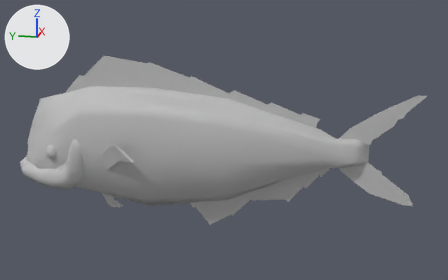
An edit to the FBX model Assets/Models/mahi mahi blender.fbx, drawn before and after from the same camera.
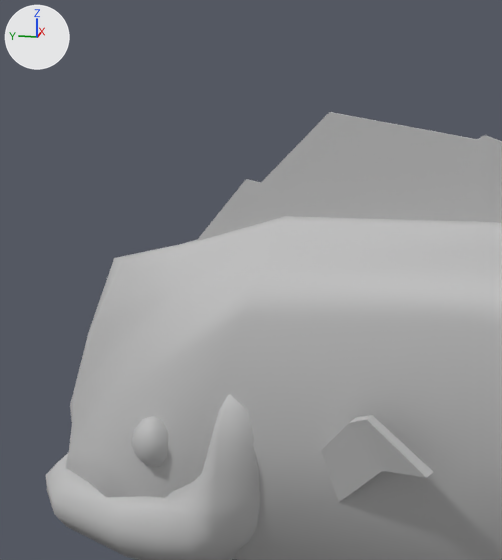
The first picture shows the older version from a 50 mm lens placed at (-2.259, -0.715, 0.616), pointed at (0.014, -0.261, 0.048). The close-ups show both versions on the part from 2% to 34% of the width and 8% to 67% of the height of that picture. The lights are fixed; the arrows at upper left show +X, +Y and +Z.

Before the edit, the objects in view are built like this:
```python
me_mesh_004 = bpy.data.meshes.new('Mesh.004')
me_mesh_004.from_pydata(...)  # 554 vertices, 463 faces; spans x -0.17..0.17, y -0.99..0.57, z -0.29..0.36
me_mesh_004.materials.append(mat_lambert1_004)  # grey #bcbcbc
ob_bodyshape = bpy.data.objects.new('BodyShape', me_mesh_004)
ob_bodyshape.location = (0.0, 0.0, 0.0)
```
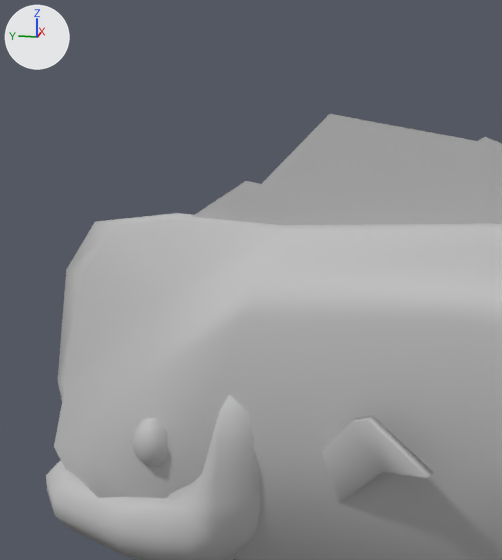
The newer file is also turned or shifted as a whole; pictures and numbers use the older file's frame.

Location of each change, [x1, y1, x2, y2] in pixels of the close-ups (502 x 560 px; the box of a moved part takes in the faces that stretch with it):
'BodyShape', reshaped: before [46, 112, 502, 560]; after [46, 114, 502, 560]
part 1 of me_mesh_004, moved or reshaped: before [65, 112, 493, 498]; after [54, 114, 494, 498]
part 2 of me_mesh_004, shading changed: [53, 137, 502, 560] in both

Patch to the scene script:
```diff
--- a/Assets/Models/mahi mahi blender.fbx.py
+++ b/Assets/Models/mahi mahi blender.fbx.py
@@ me_mesh_004 @@
 me_mesh_004.from_pydata(...)  # 554 vertices, 463 faces; spans x -0.17..0.17, y -0.99..0.57, z -0.29..0.36
 # used by ob_bodyshape; location = (0.0, 0.0, 0.0)
+# me_mesh_004 part 1: 20 of 554 vertices moved; they spanned x -0.11..0.06, y 0.27..0.56, z -0.03..0.24 and now span x -0.11..0.05, y 0.27..0.57, z -0.03..0.24; mean shift (0.0, 0.01, 0.03); largest move (0.01, 0.53, 0.1) -> (0.01, 0.55, 0.17)
+# me_mesh_004 part 2: edges marked sharp go from 275 to 0
 me_mesh_004.materials.append(mat_lambert1_004)
```
